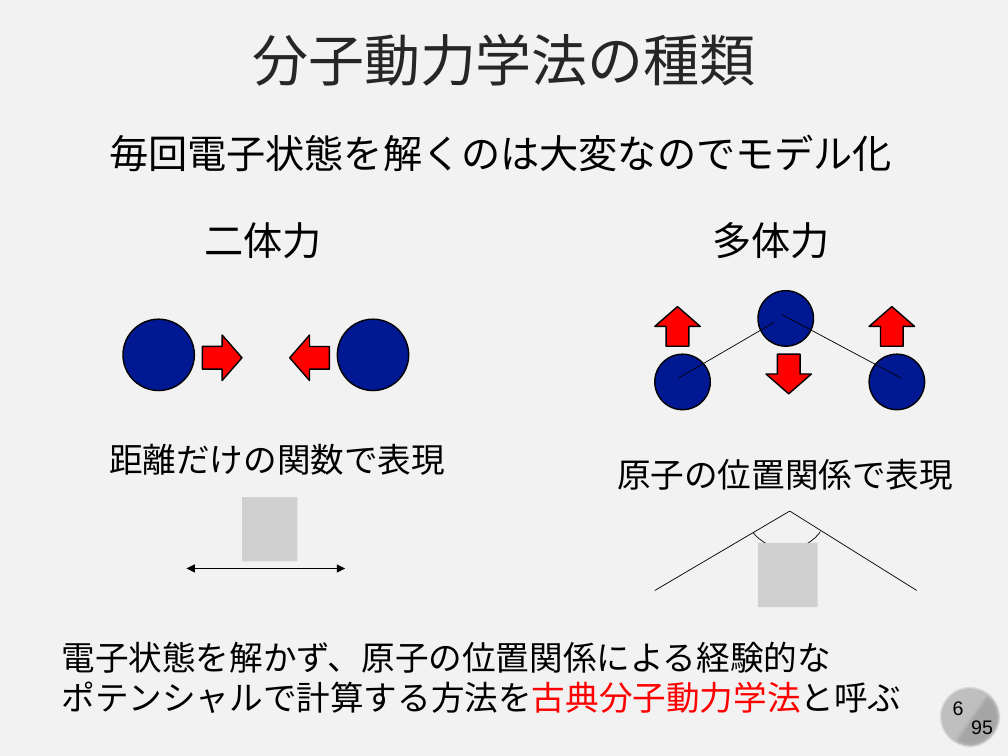
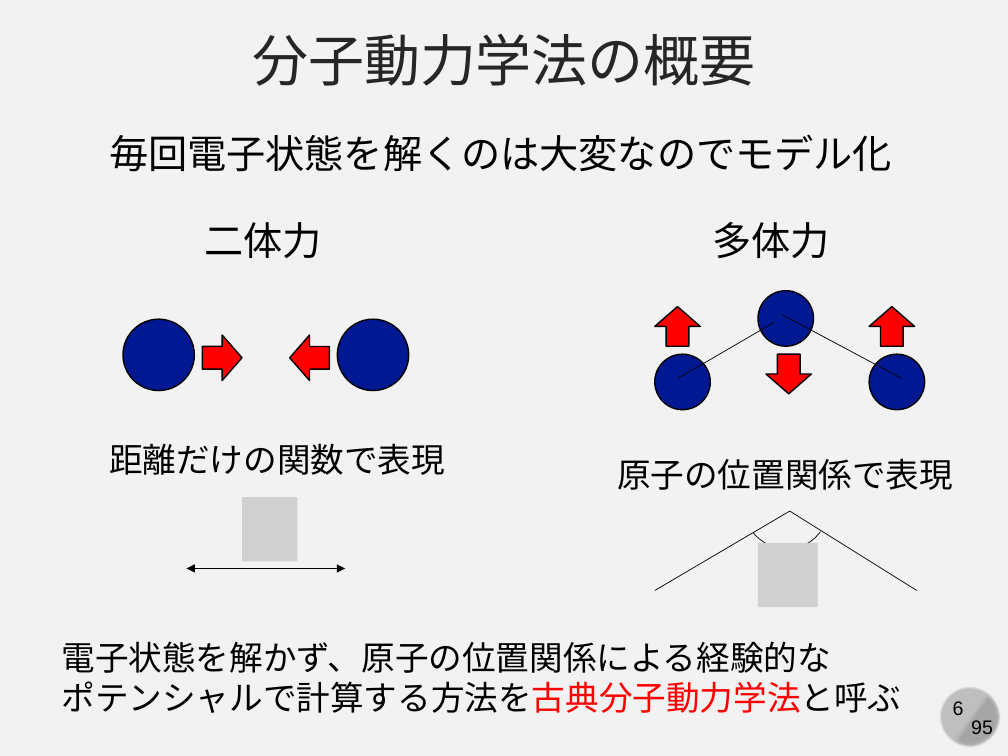
Before and after one commit to kaityo256/simulation_engineering, a slide deck: slide 6 of 07_md_implementation/simulation07.pptx. Drawn at 1008x756 pixels with LibreOffice and Linux fonts; fonts in the diff are those of the drawing; grey boxes stand for pictures. Boxes give left, top, right and bottom in pixels: in the first picture for what was removed or moved away, otherwise in the second. Text is boxed around its words. In the diff, an @@ line names an element or a change of style, - is before the commit and + after.

```diff
--- a/07_md_implementation/simulation07.pptx
+++ b/07_md_implementation/simulation07.pptx
@@ text at <box>252,34,756,86</box>: text changed @@
-分子動力学法の種類
+分子動力学法の概要
```
Also in this commit, not shown: 6 other slides changed, 2 slides added.
